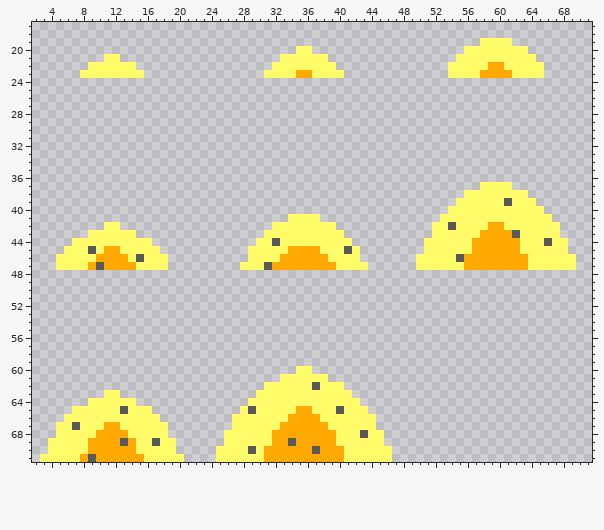
Two states of a sprite sheet, Assets/Sprites/Explosion.png. The first picture shows the starting point.
The file is 72x72 pixels. Shown: x 2..71, y 17..71.
The result:
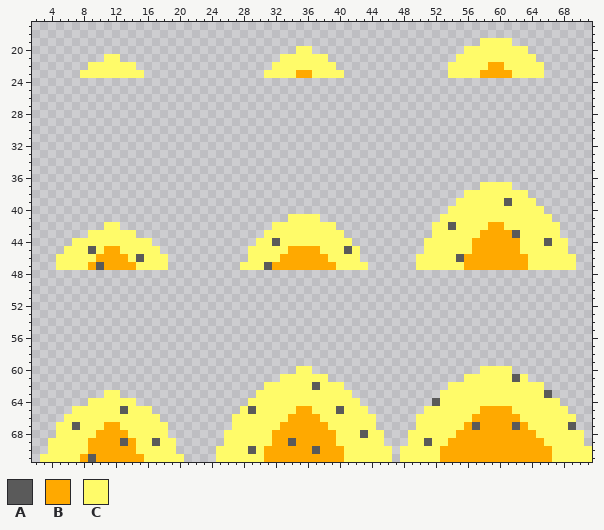
Palette (. is transparent): A #5a5a5a  B #ffa900  C #fffb69
Difference:
Changed rows in their new state; - is an unchanged pixel.
first column x 48:
60 ----------CCCC----------
61 --------CCCCCCAC--------
62 ------CCCCCCCCCCCC------
63 -----CCCCCCCCCCCCCA-----
64 ----ACCCCCCCCCCCCCCC----
65 ---CCCCCCCBBBBCCCCCCC---
66 --CCCCCCCBBBBBBCCCCCCC--
67 --CCCCCCBABBBBABCCCCCA--
68 -CCCCCCBBBBBBBBBBCCCCCC-
69 -CCACCBBBBBBBBBBBBCCCCC-
70 CCCCCBBBBBBBBBBBBBBCCCCC
71 CCCCCBBBBBBBBBBBBBBCCCCC
